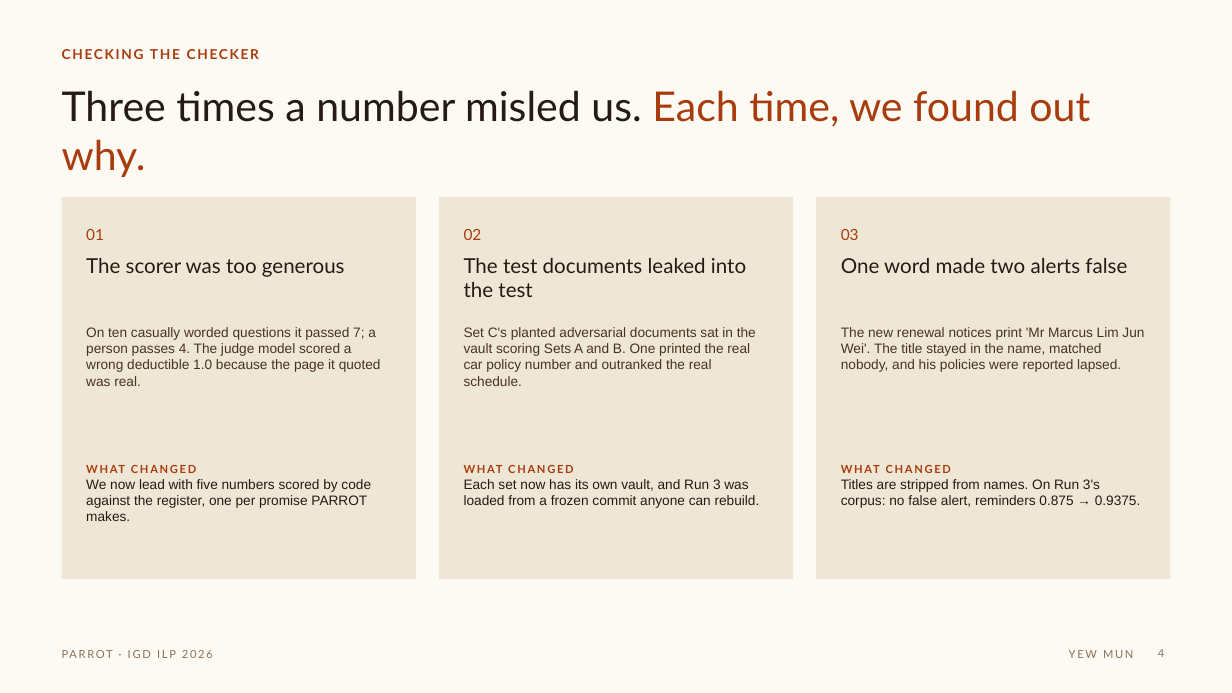
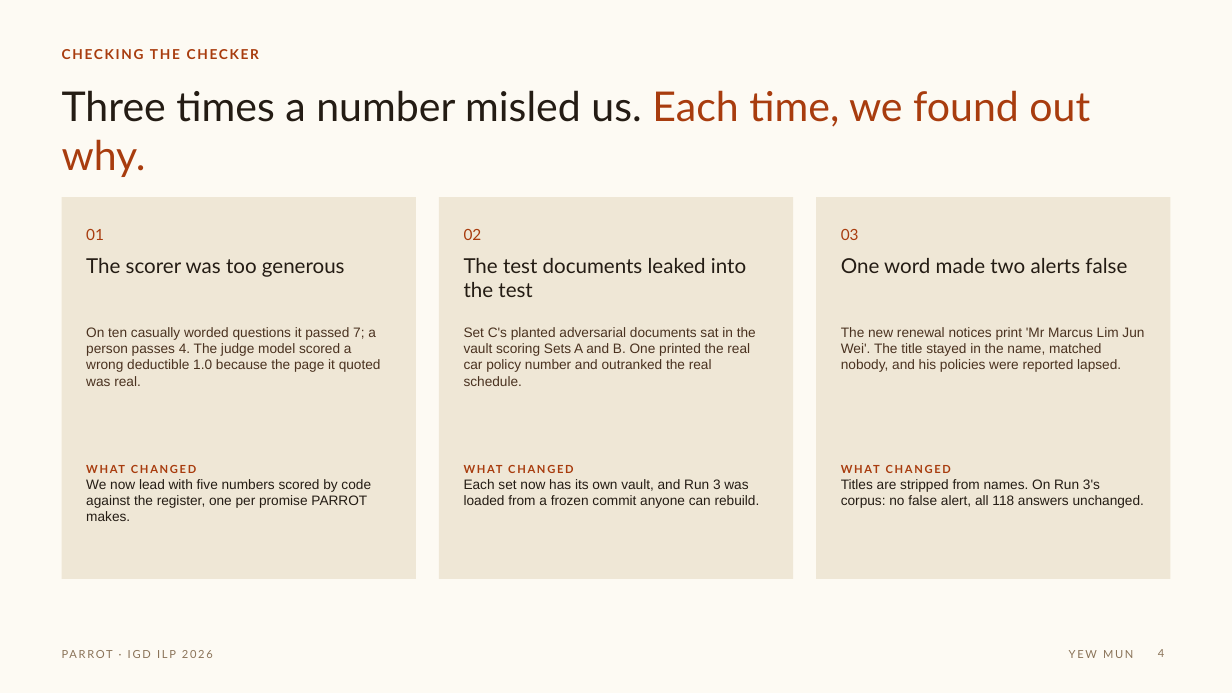
Before and after one commit to feynman82/igd-capstone-2026, a slide deck: slide 4 of docs/report/Project Parrot Final - Yew Mun segment.pptx. Drawn at 1232x693 pixels with LibreOffice and Linux fonts; fonts in the diff are those of the drawing. Boxes give left, top, right and bottom in pixels: in the first picture for what was removed or moved away, otherwise in the second. Text is boxed around its words. In the diff, an @@ line names an element or a change of style, - is before the commit and + after.

```diff
--- a/docs/report/Project Parrot Final - Yew Mun segment.pptx
+++ b/docs/report/Project Parrot Final - Yew Mun segment.pptx
@@ text at <box>841,479,1144,508</box>: text changed @@
-Titles are stripped from names. On Run 3's corpus: no false alert, reminders 0.875 → 0.9375.
+Titles are stripped from names. On Run 3's corpus: no false alert, all 118 answers unchanged.
```
Also in this commit, not shown: 4 other files.
